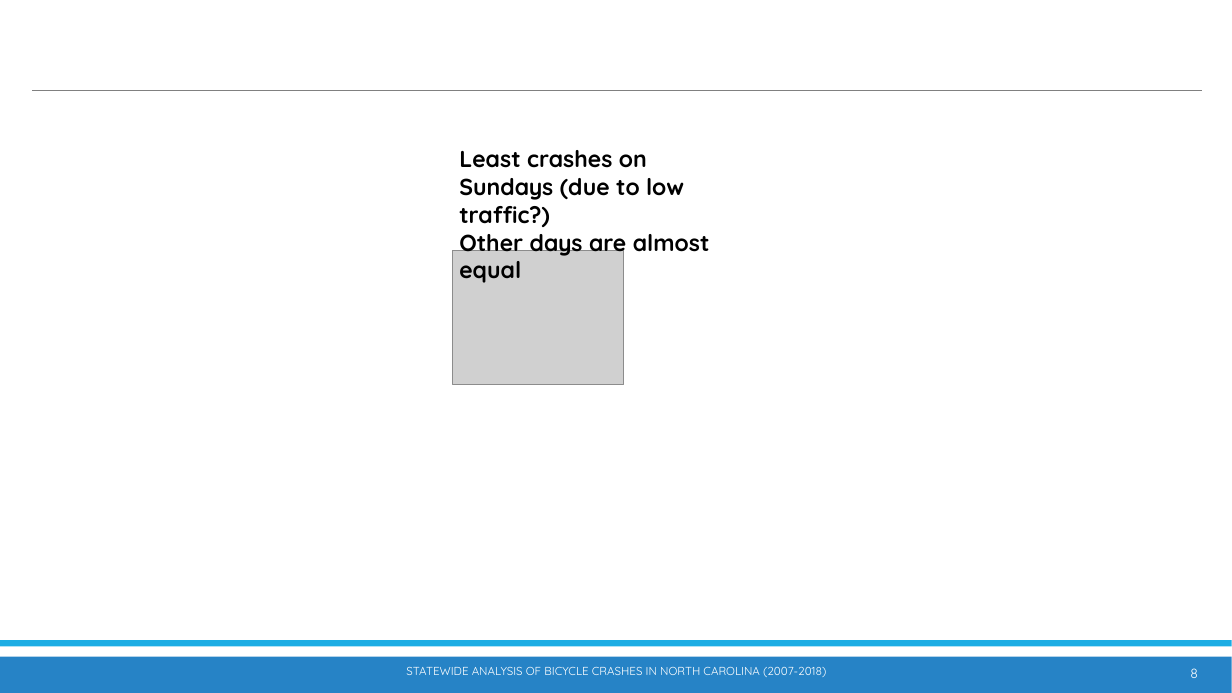
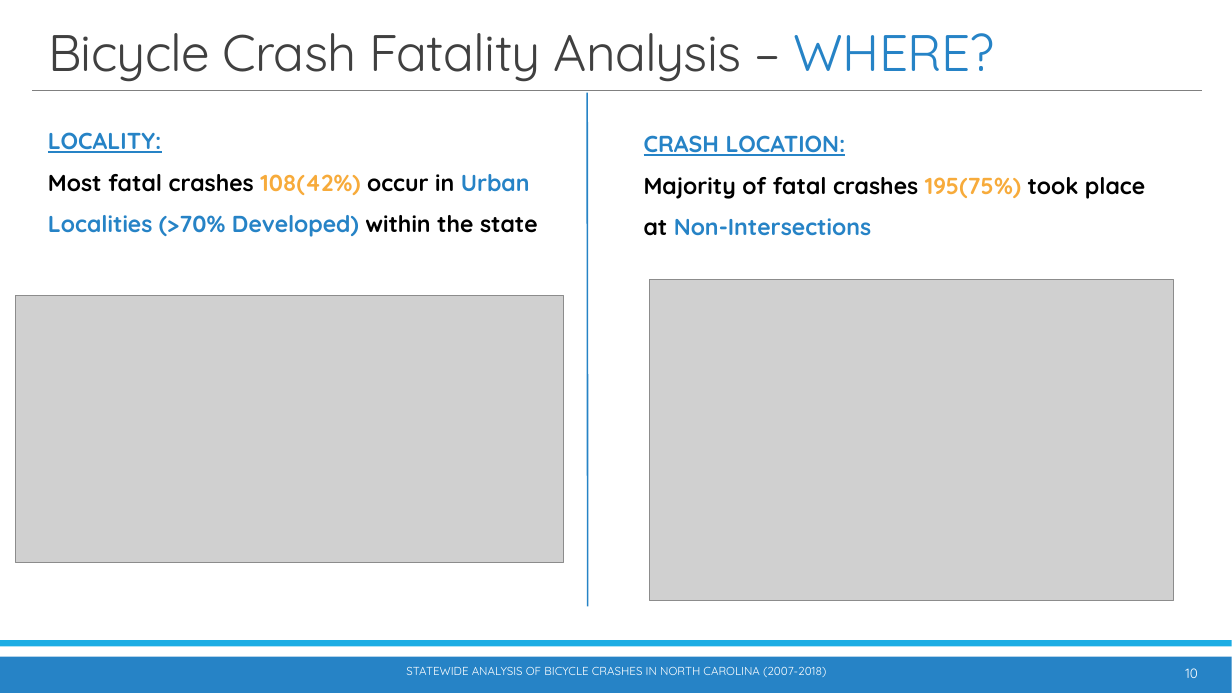
Before and after one commit to waghrayrashi/project-1, a slide deck: slide 10 of Project 1 - Group 2 - Statewide Bicycle Crash Analysis.pptx (slide 8 before the commit). Drawn at 1232x693 pixels with LibreOffice and Linux fonts; fonts in the diff are those of the drawing; grey boxes stand for pictures. Boxes give left, top, right and bottom in pixels: in the first picture for what was removed or moved away, otherwise in the second. Text is boxed around its words. In the diff, an @@ line names an element or a change of style, - is before the commit and + after.

Commit message:
Updated to include total fatalities

```diff
--- a/Project 1 - Group 2 - Statewide Bicycle Crash Analysis.pptx
+++ b/Project 1 - Group 2 - Statewide Bicycle Crash Analysis.pptx
@@ title added at (48, 33, 995, 82), 40 pt, text #404040 @@
+Bicycle Crash Fatality Analysis – WHERE?
@@ line added from (587, 92) to (588, 606), #2683C6 1.25 pt @@
@@ text added at (48, 132, 538, 237), 18 pt, text #2683C6, bold @@
+LOCALITY:
+Most fatal crashes 108(42%) occur in Urban Localities (>70% Developed) within the state
@@ text added at (644, 135, 1145, 236), 18 pt, text #000000, bold @@
+CRASH LOCATION:
+Majority of fatal crashes 195(75%) took place at Non-Intersections
@@ text removed at (459, 150, 710, 257) @@
-Least crashes on Sundays (due to low traffic?)
-Other days are almost equal
@@ picture removed at (453, 251, 624, 385) @@
@@ picture added at (16, 296, 564, 563) @@
@@ picture added at (650, 280, 1174, 602) @@
@@ page number at (1185, 668, 1197, 678): text changed @@
-8
+10
```
Also in this commit, not shown: 10 other slides changed, 3 slides added, 2 slides removed, 55 other files.
